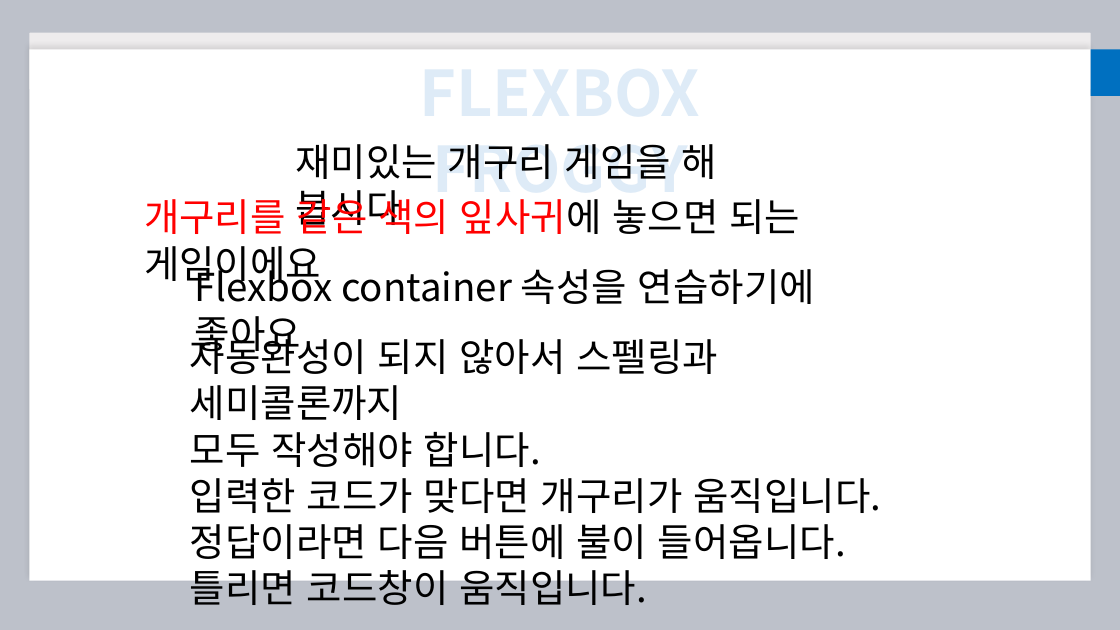
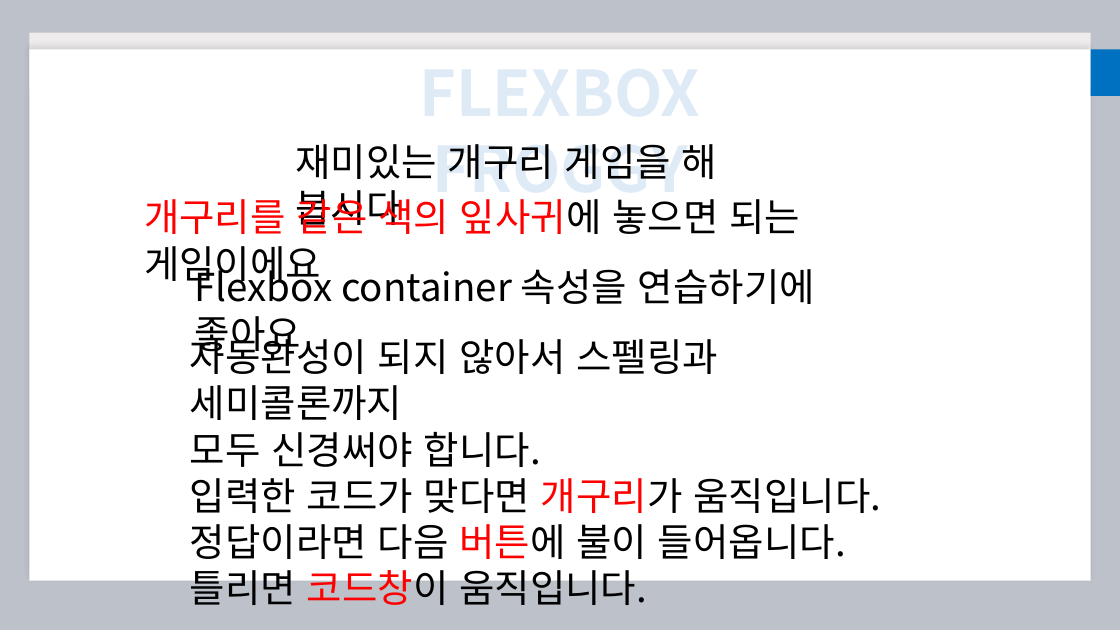
Before and after one commit to 4deld/IWOP_CSS_lectures, a slide deck: slide 35 of IWOP CSS LECTRUES/IWOP_CSS_4.pptx. Drawn at 1120x630 pixels with LibreOffice and Linux fonts; fonts in the diff are those of the drawing. Boxes give left, top, right and bottom in pixels: in the first picture for what was removed or moved away, otherwise in the second. Text is boxed around its words. In the diff, an @@ line names an element or a change of style, - is before the commit and + after.

```diff
--- a/IWOP CSS LECTRUES/IWOP_CSS_4.pptx
+++ b/IWOP CSS LECTRUES/IWOP_CSS_4.pptx
@@ text at <box>190,432,541,467</box>: text changed @@
-모두 작성해야 합니다.
+모두 신경써야 합니다.
@@ text at <box>190,478,881,605</box>: text colour #000000 to #FF0000 in "개구리가", "버튼에", "코드창이" @@
```
Also in this commit, not shown: 3 other slides changed.
